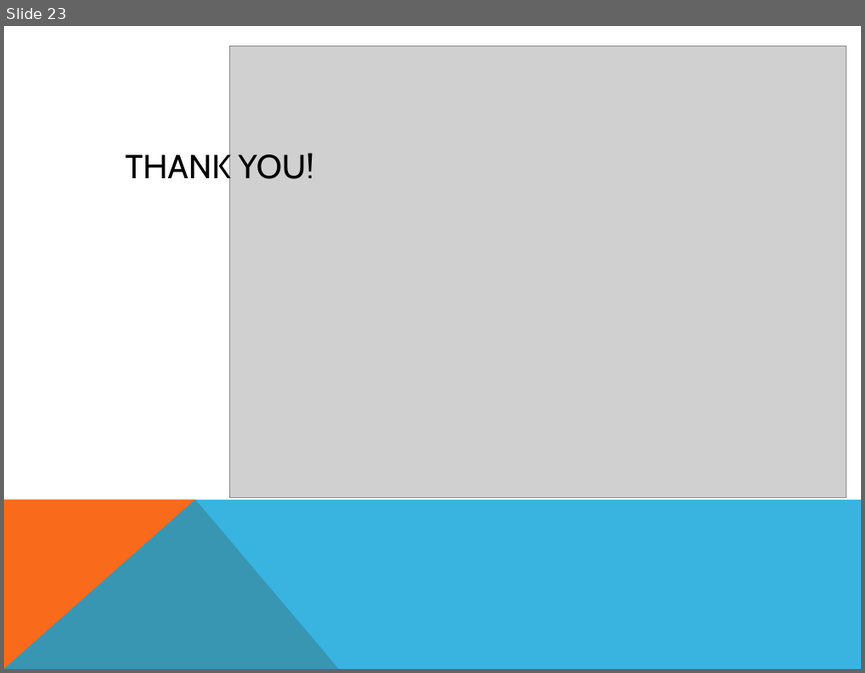
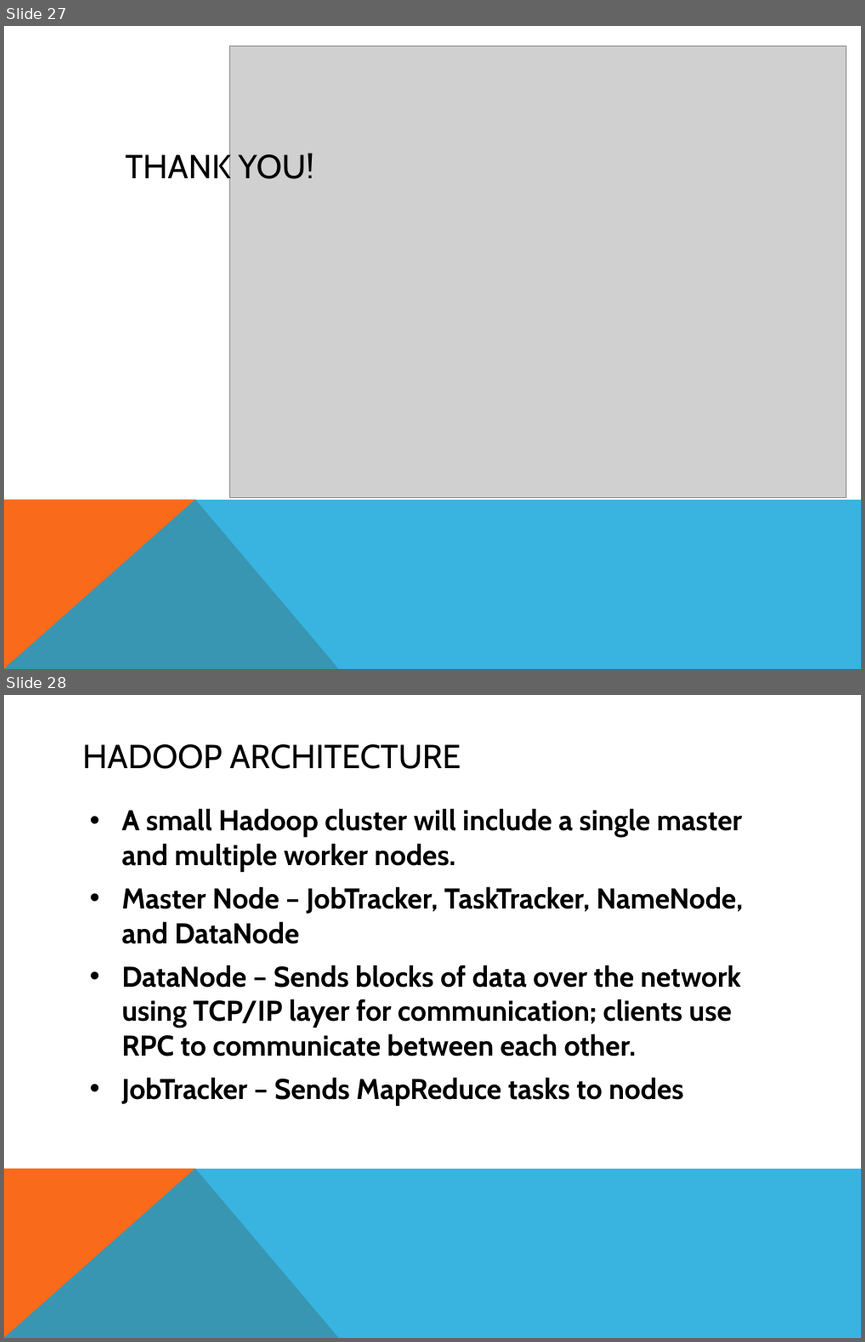
Before and after one commit to smessing/Hog, a slide deck: demo/demo.pptx. Shown one above the other, each under a label of ours: slide 23 before the commit, slides 27 and 28 after it. The pictures are 865x673 and 865x1342 pixels, drawn with LibreOffice and Linux fonts; fonts in the diff are those of the drawing; grey boxes stand for pictures. Boxes give left, top, right and bottom in pixels: in the first picture for what was removed or moved away, otherwise in the second. Text is boxed around its words. In the diff, an @@ line names an element or a change of style, - is before the commit and + after.

```diff
--- a/demo/demo.pptx
+++ b/demo/demo.pptx
@@ slide 28 added at box(4, 695, 861, 1338), background #FFFFFF; not listed: 2 template elements that a slide beside it also shows @@
@@ title added at box(82, 744, 461, 769), 28 pt, text #000000 @@
+HADOOP ARCHITECTURE
@@ text added at box(122, 808, 743, 1106), 24 pt, text #000000, bold @@
+• A small Hadoop cluster will include a single master and multiple worker nodes.
+• Master Node – JobTracker, TaskTracker, NameNode, and DataNode
+• DataNode – Sends blocks of data over the network using TCP/IP layer for communication; clients use RPC to communicate between each other.
+• JobTracker – Sends MapReduce tasks to nodes
@@ what was slide 23 is now slide 27 @@
```
Also in this commit, not shown: 1 slide changed, 6 other slides added.
